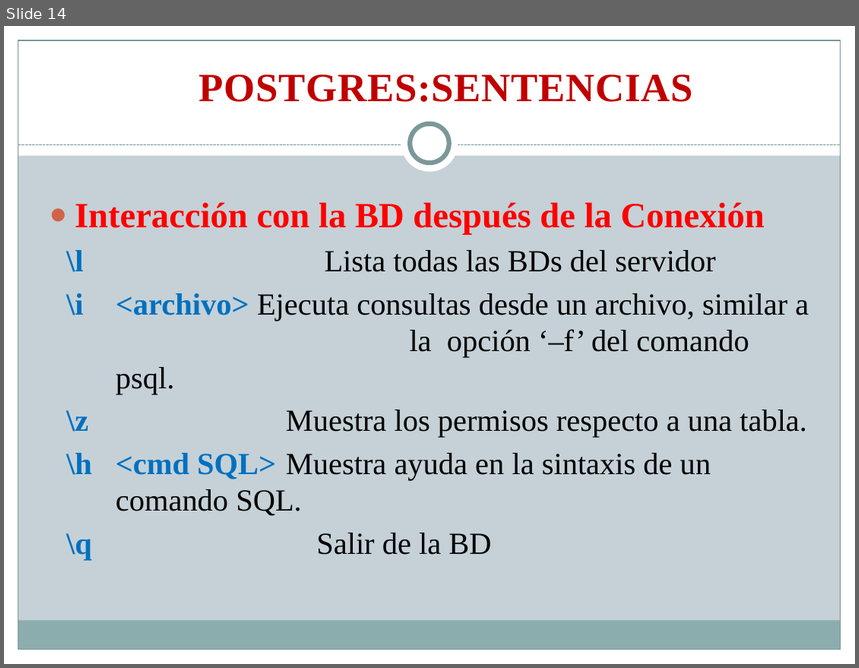
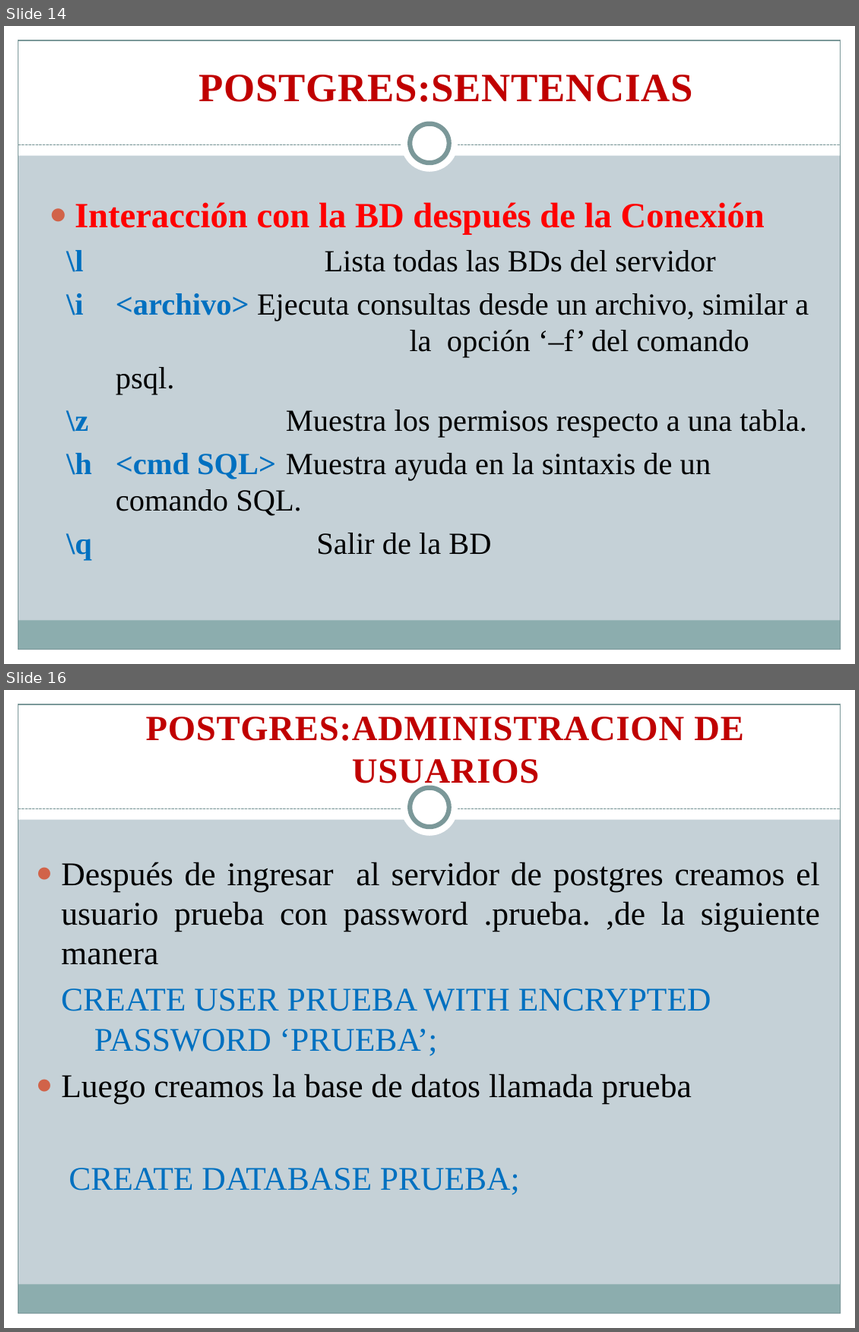
Before and after one commit to rudyrsr/Curso-DBMS, a slide deck: Dia 7 Y 8/Dia 7 - 8.pptx. Shown one above the other, each under a label of ours: slide 14 before the commit, slides 14 and 16 after it; the slides between them are not shown. The pictures are 859x668 and 859x1332 pixels, drawn with LibreOffice and Linux fonts; fonts in the diff are those of the drawing. Boxes give left, top, right and bottom in pixels: in the first picture for what was removed or moved away, otherwise in the second. Text is boxed around its words. In the diff, an @@ line names an element or a change of style, - is before the commit and + after.

```diff
--- a/Dia 7 Y 8/Dia 7 - 8.pptx
+++ b/Dia 7 Y 8/Dia 7 - 8.pptx
@@ slide 16 added at [4,690,855,1328], background #C5D1D7; not listed: 9 template elements that a slide beside it also shows @@
@@ text added at [146,717,744,790], 30 pt, text #C00000, bold @@
+POSTGRES:ADMINISTRACION DE USUARIOS
@@ text added at [61,862,820,1195], 28 pt, text #000000 @@
+● Después de ingresar al servidor de postgres creamos el usuario prueba con password .prueba. ,de la siguiente manera
+CREATE USER PRUEBA WITH ENCRYPTED PASSWORD ‘PRUEBA’;
+● Luego creamos la base de datos llamada prueba
+CREATE DATABASE PRUEBA;
```
Also in this commit, not shown: 2 slides changed, 8 other slides added, 2 other files.
